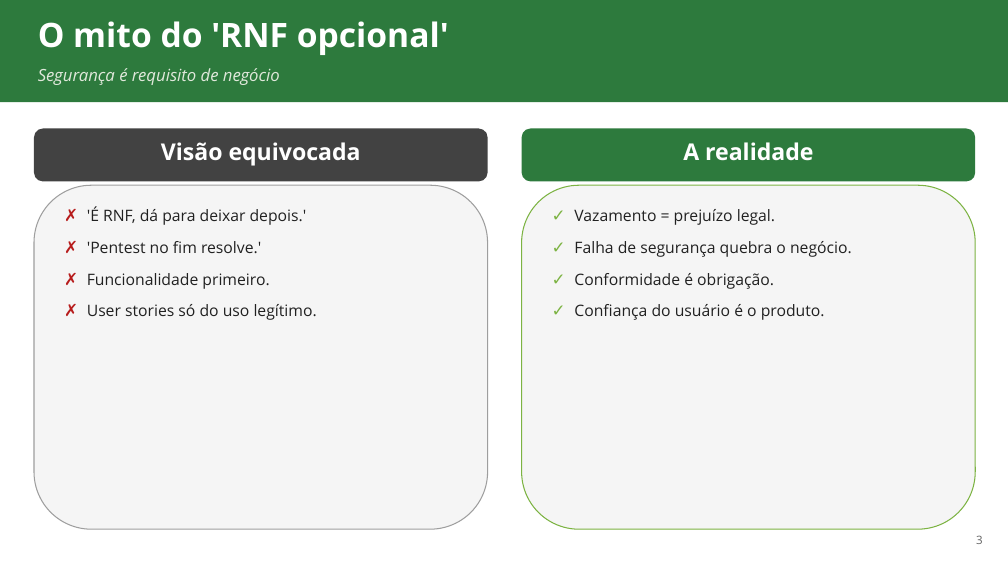
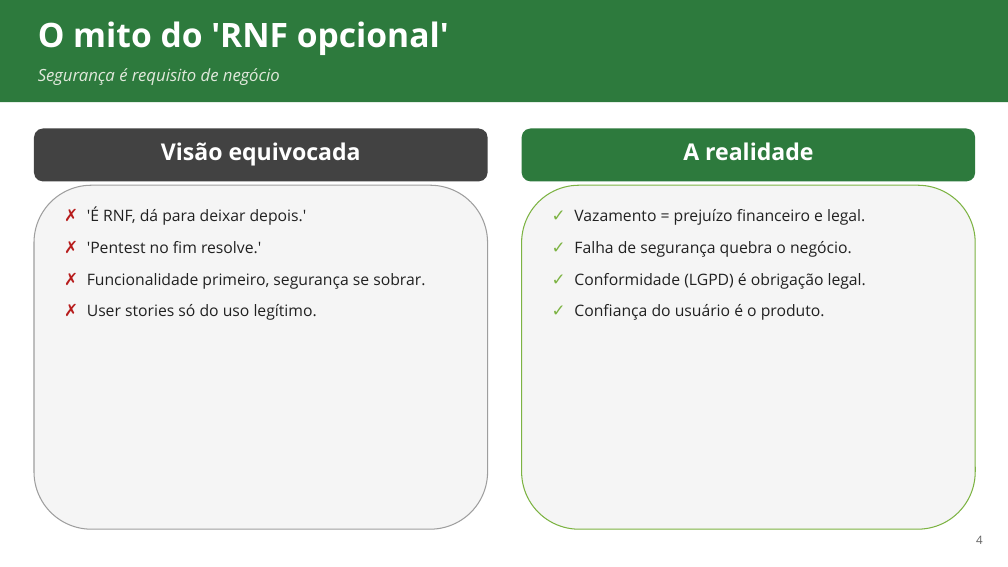
Before and after one commit to ads-sapucaia-ssc/SSC, a slide deck: slide 4 of aulas/aula-02-requisitos-e-lgpd.pptx (slide 3 before the commit). Drawn at 1008x567 pixels with LibreOffice and Linux fonts; fonts in the diff are those of the drawing. Boxes give left, top, right and bottom in pixels: in the first picture for what was removed or moved away, otherwise in the second. Text is boxed around its words. In the diff, an @@ line names an element or a change of style, - is before the commit and + after.

```diff
--- a/aulas/aula-02-requisitos-e-lgpd.pptx
+++ b/aulas/aula-02-requisitos-e-lgpd.pptx
@@ text at (574,209,865,225): text changed @@
-✓ Vazamento = prejuízo legal.
+✓ Vazamento = prejuízo financeiro e legal.
@@ text at (87,273,425,289): text changed @@
-✗ Funcionalidade primeiro.
+✗ Funcionalidade primeiro, segurança se sobrar.
@@ text at (574,273,866,289): text changed @@
-✓ Conformidade é obrigação.
+✓ Conformidade (LGPD) é obrigação legal.
@@ text at (976,535,983,544): text changed @@
-3
+4
```
Also in this commit, not shown: 5 other slides changed, 1 slide added, 10 other files.
